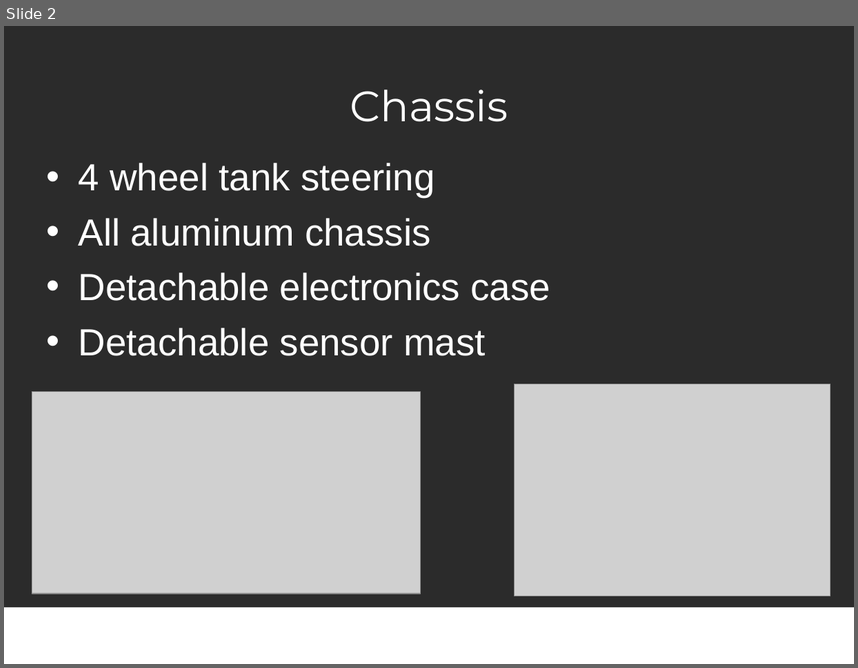
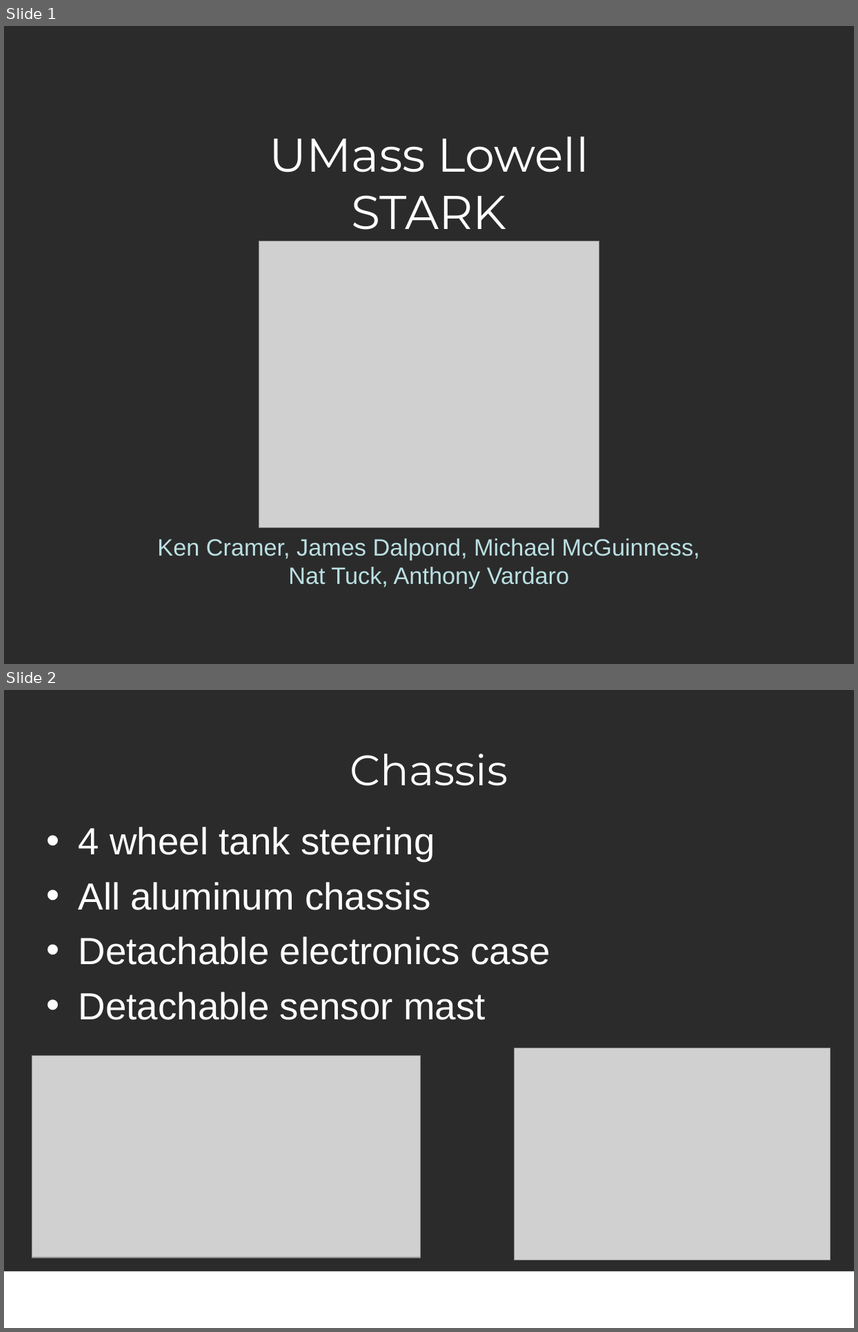
Before and after one commit to UML-Robotics-Club/igvc-2012, a slide deck: Presentation/Stark_Presentation_2012.odp. Shown one above the other, each under a label of ours: slide 2 before the commit, slides 1 and 2 after it. The pictures are 858x668 and 858x1332 pixels, drawn with LibreOffice and Linux fonts; fonts in the diff are those of the drawing; grey boxes stand for pictures; background and template pictures are left out; a plain dark background stands for a picture behind light text. Boxes give left, top, right and bottom in pixels: in the first picture for what was removed or moved away, otherwise in the second. Text is boxed around its words. In the diff, an @@ line names an element or a change of style, - is before the commit and + after.

```diff
--- a/Presentation/Stark_Presentation_2012.odp
+++ b/Presentation/Stark_Presentation_2012.odp
@@ slide 1 added at [4, 26, 854, 664], background picture (left out) @@
@@ title added at [269, 136, 589, 230], 40 pt, text #FFFFFF @@
+UMass Lowell
+STARK
@@ picture added at [259, 241, 599, 528] @@
@@ subtitle added at [157, 538, 700, 588], 20 pt, text #BBE0E3 @@
+Ken Cramer, James Dalpond, Michael McGuinness, Nat Tuck, Anthony Vardaro
```
Also in this commit, not shown: 2 other slides added, 2 slides removed, 3 other files.
